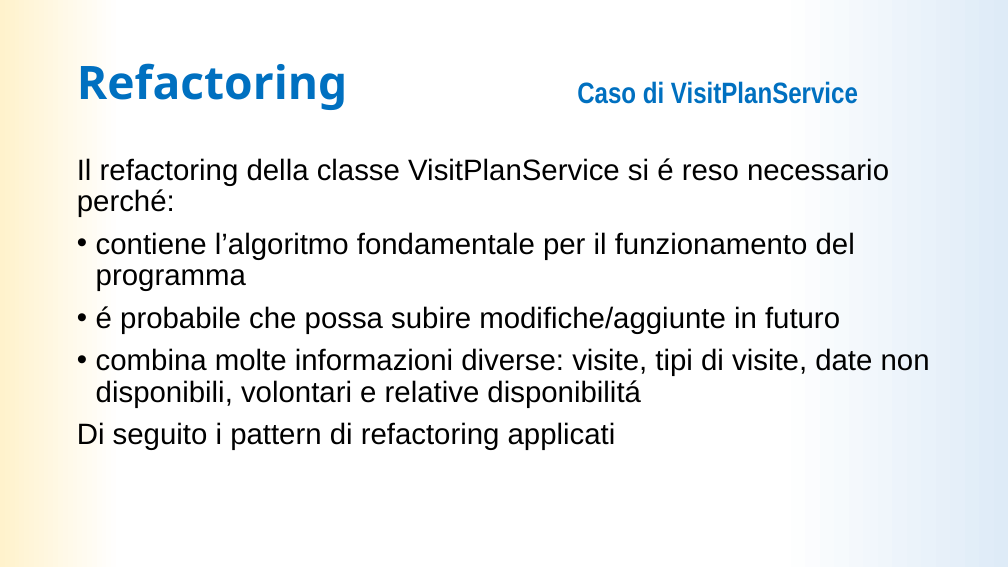
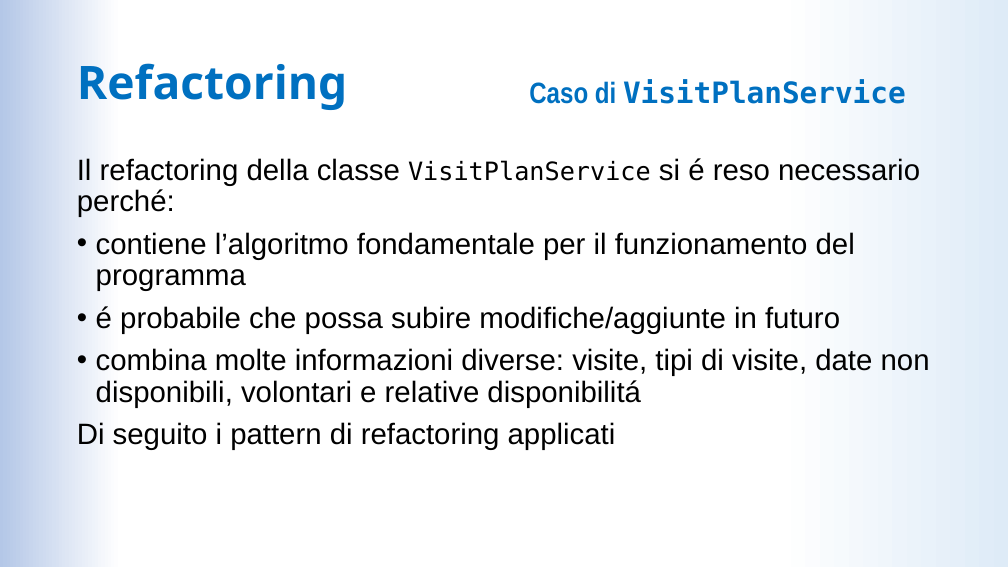
Before and after one commit to LDolzanelli/progettoIngegneria, a slide deck: slide 23 of doc/Presentazione/Presentazione_ingsw_parteB.pptx (slide 24 before the commit). Drawn at 1008x567 pixels with LibreOffice and Linux fonts; fonts in the diff are those of the drawing. Boxes give left, top, right and bottom in pixels: in the first picture for what was removed or moved away, otherwise in the second. Text is boxed around its words. In the diff, an @@ line names an element or a change of style, - is before the commit and + after.

```diff
--- a/doc/Presentazione/Presentazione_ingsw_parteB.pptx
+++ b/doc/Presentazione/Presentazione_ingsw_parteB.pptx
@@ background gradient #DEEBF7 to #FFFFFF to #FFF2CC to gradient #DEEBF7 to #FFFFFF to #B4C7E7 @@
@@ text "Caso di VisitPlanService" at (529, 79, 906, 104): font Arial Narrow to DejaVu Sans Mono in "VisitPlanService" @@
@@ text at (77, 158, 920, 217): size 28 to 24 pt, font Arial to DejaVu Sans Mono in "VisitPlanService" @@
```
Also in this commit, not shown: 26 other slides changed, 1 slide added, 2 slides removed.
